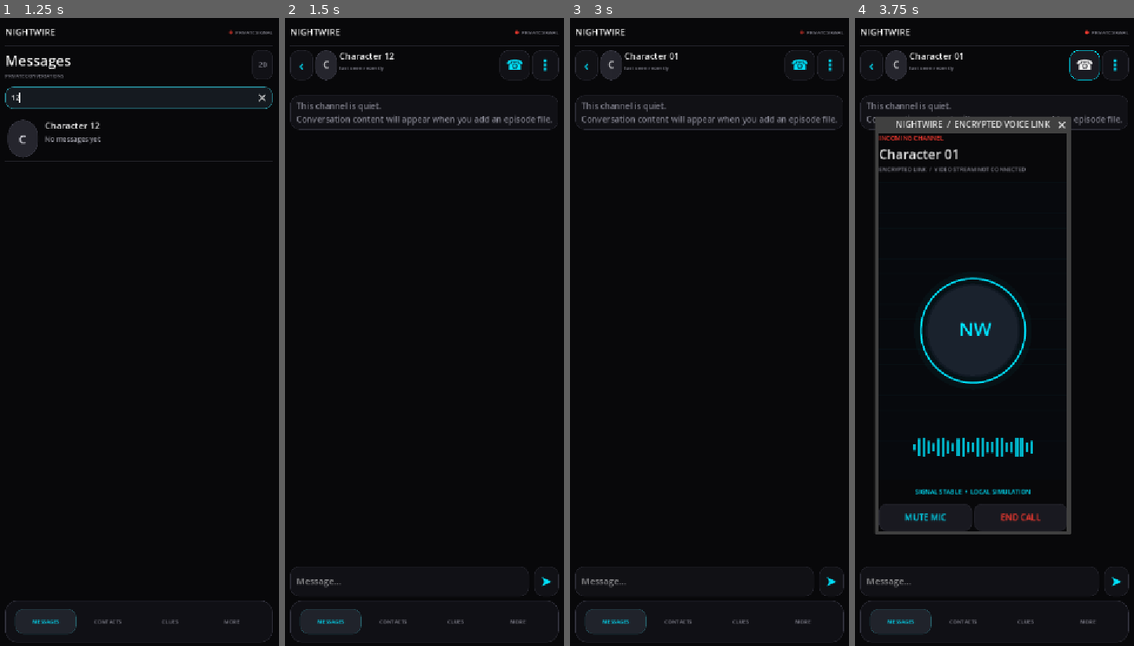
Above: before the commit, frames 1-4 (left to right).
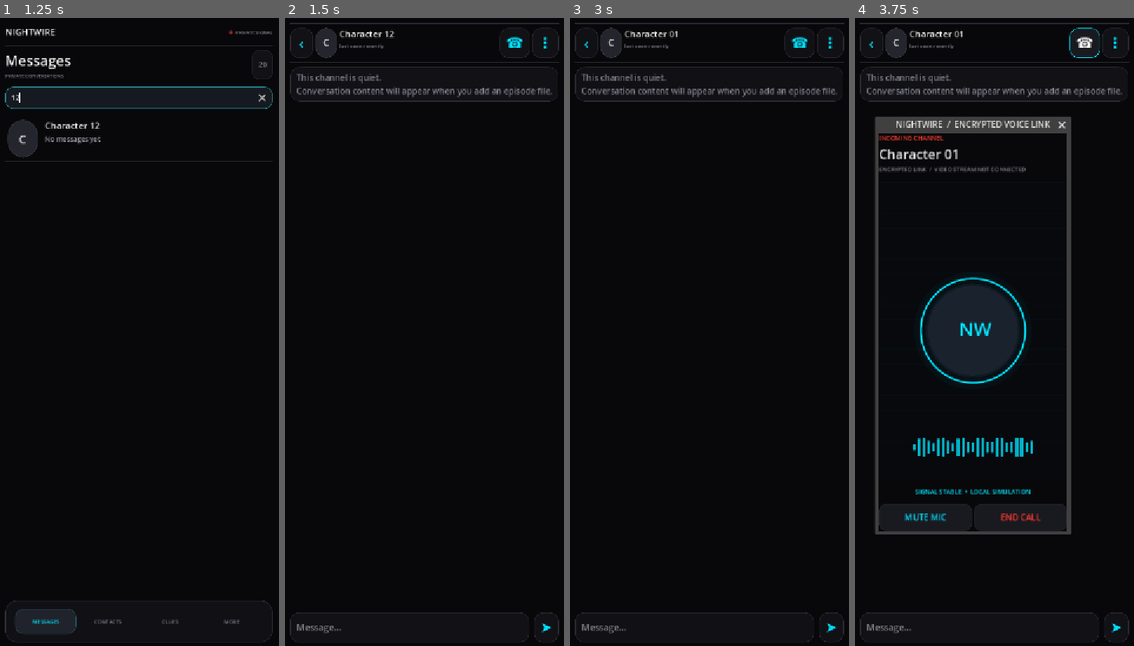
Above: after the commit, the same moments.

Repository: Nahiyan-WAE-Teams/NIGHTWIRE-GAME
Game: Godot game, scene res://scenes/main.tscn
Two runs of this game, one before a commit and one after it. Both use one fixed random seed, a clock stepped at 60 frames per second and the inputs below.
Inputs (mouse positions are in pixels of both pictures, inside the frame that each line leads up to):
- Up to frame 1 (1.25 s): click (139, 99) at 0.52 s; type "12" at 0.6 s
- Up to frame 2 (1.5 s): click (424, 137) at 1.25 s
- Up to frame 3 (3 s): click "‹" at 2 s; click (706, 137) at 2.77 s
- Up to frame 4 (3.75 s): click "☎" at 3.5 s

Frame 1 is identical in both runs. In frame 2, 4.6% of the frame differs, in the area x 1-99%, y 0-100%; in frame 3, 4.6%; in frame 4, 4.0%.

Commit message:
Complete immersive messenger-first NIGHTWIRE UI redesign

Diff:
--- a/scripts/ui/main.gd
+++ b/scripts/ui/main.gd
@@ -20,6 +20,8 @@
 var inbox_search: LineEdit
 var inbox_list: VBoxContainer
 var nav_popup: PopupMenu
+var brand_header: HBoxContainer
+var navigation_dock: PanelContainer
 var pattern_entry: Array[int] = []
 var pattern_feedback: String = "NO INPUT YET"
 var password_feedback: String = "AWAITING DECRYPTION"
@@ -51,27 +53,27 @@
 	var shell: VBoxContainer = VBoxContainer.new()
 	shell.add_theme_constant_override("separation", 8)
 	safe_margin.add_child(shell)
-	_add_brand_header(shell)
+	brand_header = _add_brand_header(shell)
 
 	page = VBoxContainer.new()
 	page.name = "ScreenContent"
 	page.size_flags_vertical = Control.SIZE_EXPAND_FILL
 	page.add_theme_constant_override("separation", 14)
 	shell.add_child(page)
-	var dock: PanelContainer = PanelContainer.new()
-	dock.name = "NavigationDock"
-	dock.add_theme_stylebox_override("panel", _panel_style(Color("#101015"), Color("#30303B"), 22))
+	navigation_dock = PanelContainer.new()
+	navigation_dock.name = "NavigationDock"
+	navigation_dock.add_theme_stylebox_override("panel", _panel_style(Color("#101015"), Color("#30303B"), 22))
 	var dock_margin: MarginContainer = MarginContainer.new()
 	dock_margin.add_theme_constant_override("margin_left", 7)
 	dock_margin.add_theme_constant_override("margin_right", 7)
 	dock_margin.add_theme_constant_override("margin_top", 7)
 	dock_margin.add_theme_constant_override("margin_bottom", 7)
-	dock.add_child(dock_margin)
+	navigation_dock.add_child(dock_margin)
 	navigation = _build_navigation()
 	dock_margin.add_child(navigation)
-	shell.add_child(dock)
-
-func _add_brand_header(parent: VBoxContainer) -> void:
+	shell.add_child(navigation_dock)
+
+func _add_brand_header(parent: VBoxContainer) -> HBoxContainer:
 	var header: HBoxContainer = HBoxContainer.new()
 	header.custom_minimum_size.y = 34.0
 	header.add_theme_constant_override("separation", 8)
@@ -92,6 +94,7 @@
 	hairline.color = Color("#25252E")
 	hairline.custom_minimum_size.y = 1
 	parent.add_child(hairline)
+	return header
 
 func _build_navigation() -> HBoxContainer:
 	var nav: HBoxContainer = HBoxContainer.new()
@@ -147,6 +150,10 @@
 			_navigate("settings")
 
 func _render_screen() -> void:
+	var immersive_chat: bool = active_screen == "chat"
+	brand_header.visible = not immersive_chat
+	navigation_dock.visible = not immersive_chat
+	page.add_theme_constant_override("separation", 8 if immersive_chat else 14)
 	_update_navigation()
 	_clear_page()
 	match active_screen:
@@ -381,7 +388,7 @@
 	line.size_flags_horizontal = Control.SIZE_EXPAND_FILL
 	var bubble: PanelContainer = PanelContainer.new()
 	bubble.size_flags_horizontal = Control.SIZE_SHRINK_BEGIN
-	bubble.add_theme_stylebox_override("panel", _panel_style(Color("#17242A") if is_player else SURFACE_RAISED, ACCENT_CYAN if is_player else BORDER, 18))
+	bubble.add_theme_stylebox_override("panel", _panel_style(Color("#24343A") if is_player else Color("#1B1B22"), Color("#35464B") if is_player else Color("#292932"), 15))
 	var margin: MarginContainer = MarginContainer.new()
 	margin.add_theme_constant_override("margin_left", 16)
 	margin.add_theme_constant_override("margin_right", 16)
@@ -405,7 +412,8 @@
 			body_text = "VOICE NOTE  •  %0.1fs" % float(message.get("duration", 0.0))
 	var body: Label = _label(body_text, 17, TEXT_MAIN)
 	body.autowrap_mode = TextServer.AUTOWRAP_WORD_SMART
-	body.custom_minimum_size.x = 240
+	body.custom_minimum_size.x = 190
+	body.size_flags_horizontal = Control.SIZE_SHRINK_BEGIN
 	content.add_child(body)
 	if message_kind == "voice":
 		var waveform: HBoxContainer = HBoxContainer.new()
@@ -581,8 +589,8 @@
 	dialog.popup_centered(Vector2i(560, 360))
 
 func _render_evidence() -> void:
-	page.add_child(_label("EVIDENCE WALL", 25, TEXT_MAIN, true))
-	page.add_child(_label("EVERY CLUE IS A THREAD. PULL THE RIGHT ONE.", 12, TEXT_MUTED))
+	page.add_child(_label("Clues", 27, TEXT_MAIN, true))
+	page.add_child(_label("PHOTOS  ·  RECORDINGS  ·  FILES", 10, TEXT_MUTED, true))
 	var records: Array[Dictionary] = EvidenceManager.get_unlocked()
 	if records.is_empty():
 		page.add_child(_empty_panel("No evidence collected yet.\\nEpisode choices can unlock photos, files, recordings and clues here."))
@@ -607,25 +615,42 @@
 	dialog.popup_centered(Vector2i(560, 320))
 
 func _render_people() -> void:
-	page.add_child(_label("THE CONTACTS", 25, TEXT_MAIN, true))
-	page.add_child(_label("20 CHARACTER SLOTS  /  PROFILES ARE CONTENT-DRIVEN", 12, TEXT_MUTED))
+	page.add_child(_label("Contacts", 27, TEXT_MAIN, true))
+	page.add_child(_label("PEOPLE IN YOUR NETWORK", 10, TEXT_MUTED, true))
 	var scroll: ScrollContainer = ScrollContainer.new()
 	scroll.size_flags_vertical = Control.SIZE_EXPAND_FILL
 	page.add_child(scroll)
 	var list: VBoxContainer = VBoxContainer.new()
 	list.size_flags_horizontal = Control.SIZE_EXPAND_FILL
-	list.add_theme_constant_override("separation", 10)
+	list.add_theme_constant_override("separation", 0)
 	scroll.add_child(list)
 	for profile: Dictionary in ContentManager.get_characters():
-		var card: PanelContainer = PanelContainer.new()
-		card.add_theme_stylebox_override("panel", _panel_style(SURFACE, BORDER, 16))
+		var profile_id: String = str(profile.get("id", ""))
+		var card: Button = Button.new()
+		card.custom_minimum_size.y = 76
+		card.size_flags_horizontal = Control.SIZE_EXPAND_FILL
+		card.text = ""
+		card.add_theme_stylebox_override("normal", StyleBoxEmpty.new())
+		card.add_theme_stylebox_override("hover", _panel_style(Color("#17171D"), Color("#292932"), 8))
+		card.pressed.connect(_open_chat.bind(profile_id))
 		var row: HBoxContainer = HBoxContainer.new()
+		row.set_anchors_and_offsets_preset(Control.PRESET_FULL_RECT)
+		row.add_theme_constant_override("separation", 12)
+		var avatar: PanelContainer = PanelContainer.new()
+		avatar.custom_minimum_size = Vector2(50, 50)
+		avatar.add_theme_stylebox_override("panel", _panel_style(Color("#25252D"), Color("#3A3A46"), 25))
+		var initials: Label = _label(str(profile.get("name", "C")).substr(0, 1).to_upper(), 20, TEXT_MAIN, true)
+		initials.horizontal_alignment = HORIZONTAL_ALIGNMENT_CENTER
+		initials.vertical_alignment = VERTICAL_ALIGNMENT_CENTER
+		avatar.add_child(initials)
+		row.add_child(avatar)
 		var info: VBoxContainer = VBoxContainer.new()
 		info.size_flags_horizontal = Control.SIZE_EXPAND_FILL
-		info.add_child(_label(str(profile.get("name", "Character")), 17, TEXT_MAIN, true))
-		info.add_child(_label(str(profile.get("role", "Unassigned role")), 13, TEXT_MUTED))
+		info.alignment = BoxContainer.ALIGNMENT_CENTER
+		info.add_child(_label(str(profile.get("name", "Character")), 16, TEXT_MAIN, true))
+		info.add_child(_label(str(profile.get("role", "Unassigned")), 12, TEXT_MUTED))
 		row.add_child(info)
-		row.add_child(_label(str(profile.get("status", "inactive")).to_upper(), 11, ACCENT_CYAN))
+		row.add_child(_label("›", 24, TEXT_MUTED))
 		card.add_child(row)
 		list.add_child(card)
 
